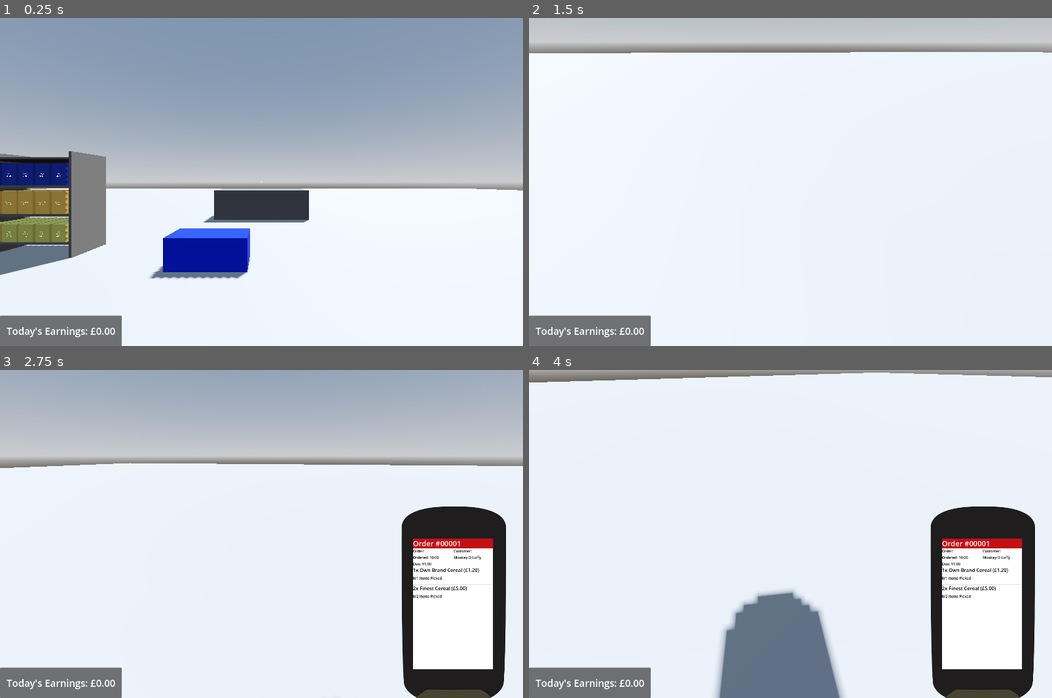
Above: before the commit, frames 1-4 (two rows, left to right).
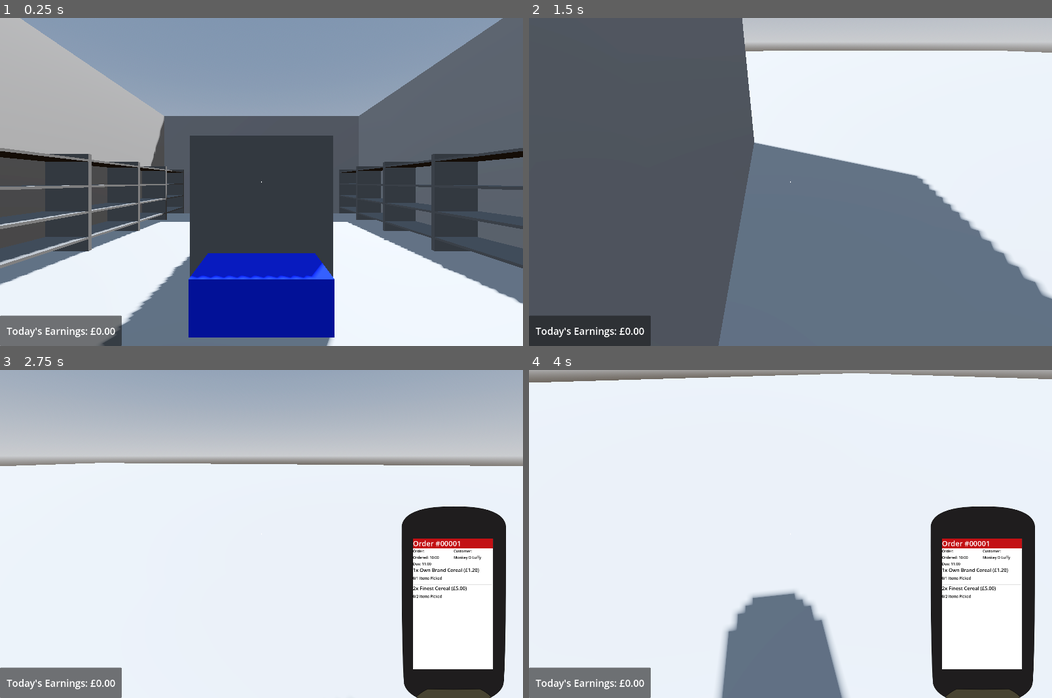
Above: after the commit, the same moments.

Repository: Allus-Interactive/speedy-shopper
Game: Godot game, scene res://game/world/shop/shop.tscn
The game is run twice, just before and just after one commit, with the same random seed, the same clock (stepped at 60 frames per second) and the same inputs.
Inputs (mouse positions are in pixels of both pictures, inside the frame that each line leads up to):
- Up to frame 1 (0.25 s): no input
- Up to frame 2 (1.5 s): tap Enter at 0.5 s; move the mouse to (905, 165) at 0.52 s; hold D (product_rotate_right) 0.53-1.28 s; tap E (interact) at 0.6 s; click (905, 165) at 0.67 s; move the mouse to (764, 182) at 1.27 s; hold W (forwards) from 1.28 s (still down); tap R (replace) at 1.35 s
- Up to frame 3 (2.75 s): keep holding W (forwards); move the mouse to (271, 527) at 2.02 s; tap T (toggle_scanner) at 2.1 s
- Up to frame 4 (4 s): keep holding W (forwards); move the mouse to (785, 540) at 2.77 s; tap E (interact) at 2.85 s; click (785, 540) at 2.92 s; move the mouse to (827, 537) at 3.52 s; hold R (replace) from 3.53 s (still down)

The runs differ from the first frame. In frame 1, 57% of the frame differs, in the area x 0-100%, y 0-100%; in frame 2, 69%; in frame 3, 0.1%; in frame 4, 0.8%.

Commit message:
mocked up environment of shop

Diff:
--- a/godot-project/game/world/shop/delivery_kiosk/delivery_kiosk.tscn
+++ b/godot-project/game/world/shop/delivery_kiosk/delivery_kiosk.tscn
@@ -7,10 +7,10 @@
 
 [sub_resource type="BoxMesh" id="BoxMesh_61r2j"]
 material = SubResource("StandardMaterial3D_edsll")
-size = Vector3(4, 1.25, 2)
+size = Vector3(2.5, 1.25, 1)
 
 [sub_resource type="BoxShape3D" id="BoxShape3D_60cfh"]
-size = Vector3(4, 1.25, 2)
+size = Vector3(2.5, 1.25, 1)
 
 [node name="DeliveryKiosk" type="StaticBody3D" unique_id=842880224]
 script = ExtResource("1_61r2j")
--- a/godot-project/game/world/shop/shop.tscn
+++ b/godot-project/game/world/shop/shop.tscn
@@ -30,6 +30,30 @@
 [sub_resource type="BoxShape3D" id="BoxShape3D_74d5v"]
 size = Vector3(100, 1, 100)
 
+[sub_resource type="BoxMesh" id="BoxMesh_bcl5y"]
+size = Vector3(1, 5, 12)
+
+[sub_resource type="BoxShape3D" id="BoxShape3D_bcl5y"]
+size = Vector3(1, 5, 12)
+
+[sub_resource type="BoxMesh" id="BoxMesh_oqv7w"]
+size = Vector3(1, 5, 4)
+
+[sub_resource type="BoxShape3D" id="BoxShape3D_pudjp"]
+size = Vector3(1, 5, 4)
+
+[sub_resource type="BoxMesh" id="BoxMesh_pudjp"]
+size = Vector3(1, 2, 4)
+
+[sub_resource type="BoxShape3D" id="BoxShape3D_4k7rs"]
+size = Vector3(1, 2, 4)
+
+[sub_resource type="BoxMesh" id="BoxMesh_4k7rs"]
+size = Vector3(13, 1, 12)
+
+[sub_resource type="BoxShape3D" id="BoxShape3D_c8ytq"]
+size = Vector3(13, 1, 12)
+
 [node name="Shop" type="Node3D" unique_id=1894934032]
 script = ExtResource("1_u503x")
 
@@ -50,17 +74,173 @@
 shape = SubResource("BoxShape3D_74d5v")
 
 [node name="Player" parent="." unique_id=932964266 instance=ExtResource("1_ggo8a")]
-
-[node name="ShelfUnit" parent="." unique_id=214161151 instance=ExtResource("2_4o56f")]
-transform = Transform3D(1, 0, 0, 0, 1, 0, 0, 0, 1, -5, 0, -5)
+transform = Transform3D(1, 0, 0, 0, 1, 0, 0, 0, 1, -5.5, 0, 0)
+
+[node name="DeliveryKiosk" parent="." unique_id=842880224 instance=ExtResource("9_yhfbf")]
+transform = Transform3D(1.1924881e-08, 0, -1, 0, 1, 0, 1, 0, 1.1924881e-08, -1, 0, -1.75)
+
+[node name="CrateHoldPoint" type="Marker3D" parent="." unique_id=141042229]
+transform = Transform3D(1, 0, 0, 0, 1, 0, 0, 0, 1, -5.5, 0, -2.6)
+
+[node name="DeliveryCrate" parent="CrateHoldPoint" unique_id=1490719446 instance=ExtResource("8_5qt63")]
+
+[node name="Building" type="Node3D" parent="." unique_id=1287546074]
+
+[node name="WallLeft" type="StaticBody3D" parent="Building" unique_id=121541901]
+transform = Transform3D(1, 0, 0, 0, 1, 0, 0, 0, 1, -11, 2.5, -6)
+
+[node name="MeshInstance3D" type="MeshInstance3D" parent="Building/WallLeft" unique_id=1111762670]
+mesh = SubResource("BoxMesh_bcl5y")
+skeleton = NodePath("../..")
+
+[node name="CollisionShape3D" type="CollisionShape3D" parent="Building/WallLeft" unique_id=88604173]
+shape = SubResource("BoxShape3D_bcl5y")
+
+[node name="WallBack" type="StaticBody3D" parent="Building" unique_id=1412282283]
+transform = Transform3D(-4.371139e-08, 0, 1, 0, 1, 0, -1, 0, -4.371139e-08, -5.5, 2.5, -11.5)
+
+[node name="MeshInstance3D" type="MeshInstance3D" parent="Building/WallBack" unique_id=1095688112]
+mesh = SubResource("BoxMesh_bcl5y")
+skeleton = NodePath("../..")
+
+[node name="CollisionShape3D" type="CollisionShape3D" parent="Building/WallBack" unique_id=1895215417]
+shape = SubResource("BoxShape3D_bcl5y")
+
+[node name="WallRight" type="StaticBody3D" parent="Building" unique_id=1352498060]
+transform = Transform3D(1, 0, 0, 0, 1, 0, 0, 0, 1, 0, 2.5, -6)
+
+[node name="MeshInstance3D" type="MeshInstance3D" parent="Building/WallRight" unique_id=1513827500]
+mesh = SubResource("BoxMesh_bcl5y")
+skeleton = NodePath("../..")
+
+[node name="CollisionShape3D" type="CollisionShape3D" parent="Building/WallRight" unique_id=1826782823]
+shape = SubResource("BoxShape3D_bcl5y")
+
+[node name="WallFrontLeft" type="StaticBody3D" parent="Building" unique_id=1125300886]
+transform = Transform3D(-4.371139e-08, 0, 1, 0, 1, 0, -1, 0, -4.371139e-08, -9.5, 2.5, -0.5)
+
+[node name="MeshInstance3D" type="MeshInstance3D" parent="Building/WallFrontLeft" unique_id=583715707]
+mesh = SubResource("BoxMesh_oqv7w")
+skeleton = NodePath("../..")
+
+[node name="CollisionShape3D" type="CollisionShape3D" parent="Building/WallFrontLeft" unique_id=1582020447]
+shape = SubResource("BoxShape3D_pudjp")
+
+[node name="WallFrontRight" type="StaticBody3D" parent="Building" unique_id=624154704]
+transform = Transform3D(-4.371139e-08, 0, 1, 0, 1, 0, -1, 0, -4.371139e-08, -1.5, 2.5, -0.5)
+
+[node name="MeshInstance3D" type="MeshInstance3D" parent="Building/WallFrontRight" unique_id=244035110]
+mesh = SubResource("BoxMesh_oqv7w")
+skeleton = NodePath("../..")
+
+[node name="CollisionShape3D" type="CollisionShape3D" parent="Building/WallFrontRight" unique_id=994562339]
+shape = SubResource("BoxShape3D_pudjp")
+
+[node name="WallFrontTop" type="StaticBody3D" parent="Building" unique_id=1380142256]
+transform = Transform3D(-4.371139e-08, 0, 1, 0, 1, 0, -1, 0, -4.371139e-08, -5.5, 4, -0.5)
+
+[node name="MeshInstance3D" type="MeshInstance3D" parent="Building/WallFrontTop" unique_id=1560747985]
+mesh = SubResource("BoxMesh_pudjp")
+skeleton = NodePath("../..")
+
+[node name="CollisionShape3D" type="CollisionShape3D" parent="Building/WallFrontTop" unique_id=576531765]
+shape = SubResource("BoxShape3D_4k7rs")
+
+[node name="Ceiling" type="StaticBody3D" parent="Building" unique_id=167690750]
+transform = Transform3D(-4.371139e-08, 0, 1, 0, 1, 0, -1, 0, -4.371139e-08, -5.5, 5.5, -6)
+visible = false
+
+[node name="MeshInstance3D" type="MeshInstance3D" parent="Building/Ceiling" unique_id=1768445279]
+mesh = SubResource("BoxMesh_4k7rs")
+skeleton = NodePath("../..")
+
+[node name="CollisionShape3D" type="CollisionShape3D" parent="Building/Ceiling" unique_id=1125903362]
+shape = SubResource("BoxShape3D_c8ytq")
+
+[node name="Aisle1" type="Node3D" parent="." unique_id=369375346]
+
+[node name="Left" type="Node3D" parent="Aisle1" unique_id=1328090863]
+
+[node name="ShelfUnit" parent="Aisle1/Left" unique_id=1038147316 instance=ExtResource("2_4o56f")]
+transform = Transform3D(-4.3711385e-08, 0, 0.99999994, 0, 1, 0, -0.99999994, 0, -4.3711385e-08, -10, 0, -2)
+product_placeholder_scene = ExtResource("3_6k1ee")
+slots_per_shelf = 5
+
+[node name="ShelfUnit2" parent="Aisle1/Left" unique_id=703272705 instance=ExtResource("2_4o56f")]
+transform = Transform3D(-4.3711385e-08, 0, 0.99999994, 0, 1, 0, -0.99999994, 0, -4.3711385e-08, -10, 0, -4)
+product_placeholder_scene = ExtResource("3_6k1ee")
+slots_per_shelf = 5
+
+[node name="ShelfUnit3" parent="Aisle1/Left" unique_id=1204653631 instance=ExtResource("2_4o56f")]
+transform = Transform3D(-4.3711385e-08, 0, 0.99999994, 0, 1, 0, -0.99999994, 0, -4.3711385e-08, -10, 0, -6)
+product_placeholder_scene = ExtResource("3_6k1ee")
+slots_per_shelf = 5
+
+[node name="ShelfUnit4" parent="Aisle1/Left" unique_id=214161151 instance=ExtResource("2_4o56f")]
+transform = Transform3D(-4.3711385e-08, 0, 0.99999994, 0, 1, 0, -0.99999994, 0, -4.3711385e-08, -10, 0, -8)
+product_placeholder_scene = ExtResource("3_6k1ee")
+slots_per_shelf = 5
+
+[node name="ShelfUnit5" parent="Aisle1/Left" unique_id=926249095 instance=ExtResource("2_4o56f")]
+transform = Transform3D(-4.3711385e-08, 0, 0.99999994, 0, 1, 0, -0.99999994, 0, -4.3711385e-08, -10, 0, -10)
+product_placeholder_scene = ExtResource("3_6k1ee")
+slots_per_shelf = 5
+
+[node name="Right" type="Node3D" parent="Aisle1" unique_id=1072406460]
+
+[node name="ShelfUnit" parent="Aisle1/Right" unique_id=277975959 instance=ExtResource("2_4o56f")]
+transform = Transform3D(1.192488e-08, 0, -0.99999994, 0, 1, 0, 0.99999994, 0, 1.192488e-08, -6, 0, -4)
+product_placeholder_scene = ExtResource("3_6k1ee")
+slots_per_shelf = 5
+
+[node name="ShelfUnit2" parent="Aisle1/Right" unique_id=479921248 instance=ExtResource("2_4o56f")]
+transform = Transform3D(1.192488e-08, 0, -0.99999994, 0, 1, 0, 0.99999994, 0, 1.192488e-08, -6, 0, -6)
+product_placeholder_scene = ExtResource("3_6k1ee")
+slots_per_shelf = 5
+
+[node name="ShelfUnit3" parent="Aisle1/Right" unique_id=535337478 instance=ExtResource("2_4o56f")]
+transform = Transform3D(1.192488e-08, 0, -0.99999994, 0, 1, 0, 0.99999994, 0, 1.192488e-08, -6, 0, -8)
+product_placeholder_scene = ExtResource("3_6k1ee")
+slots_per_shelf = 5
+
+[node name="Aisle2" type="Node3D" parent="." unique_id=1079474046]
+
+[node name="Left" type="Node3D" parent="Aisle2" unique_id=1934480765]
+
+[node name="ShelfUnit" parent="Aisle2/Left" unique_id=1431300107 instance=ExtResource("2_4o56f")]
+transform = Transform3D(-4.3711385e-08, 0, 0.99999994, 0, 1, 0, -0.99999994, 0, -4.3711385e-08, -5, 0, -4)
+product_placeholder_scene = ExtResource("3_6k1ee")
+slots_per_shelf = 5
+
+[node name="ShelfUnit2" parent="Aisle2/Left" unique_id=2046506246 instance=ExtResource("2_4o56f")]
+transform = Transform3D(-4.3711385e-08, 0, 0.99999994, 0, 1, 0, -0.99999994, 0, -4.3711385e-08, -5, 0, -6)
+product_placeholder_scene = ExtResource("3_6k1ee")
+slots_per_shelf = 5
+
+[node name="ShelfUnitCereal" parent="Aisle2/Left" unique_id=1122229517 instance=ExtResource("2_4o56f")]
+transform = Transform3D(-4.3711385e-08, 0, 0.99999994, 0, 1, 0, -0.99999994, 0, -4.3711385e-08, -5, 0, -8)
 product_placeholder_scene = ExtResource("3_6k1ee")
 stocked_products = Array[ExtResource("4_5qt63")]([ExtResource("5_yhfbf"), ExtResource("5_yhfbf"), ExtResource("5_yhfbf" …(291 unchanged characters)…
 slots_per_shelf = 5
 
-[node name="DeliveryKiosk" parent="." unique_id=842880224 instance=ExtResource("9_yhfbf")]
-transform = Transform3D(1, 0, 0, 0, 1, 0, 0, 0, 1, 0, 0, -10)
-
-[node name="CrateHoldPoint" type="Marker3D" parent="." unique_id=141042229]
-transform = Transform3D(1, 0, 0, 0, 1, 0, 0, 0, 1, -1, 0, -4.2)
-
-[node name="DeliveryCrate" parent="CrateHoldPoint" unique_id=1490719446 instance=ExtResource("8_5qt63")]
+[node name="Right" type="Node3D" parent="Aisle2" unique_id=2114417710]
+
+[node name="ShelfUnit" parent="Aisle2/Right" unique_id=566735270 instance=ExtResource("2_4o56f")]
+transform = Transform3D(1.192488e-08, 0, -0.99999994, 0, 1, 0, 0.99999994, 0, 1.192488e-08, -1, 0, -4)
+product_placeholder_scene = ExtResource("3_6k1ee")
+slots_per_shelf = 5
+
+[node name="ShelfUnit2" parent="Aisle2/Right" unique_id=133376802 instance=ExtResource("2_4o56f")]
+transform = Transform3D(1.192488e-08, 0, -0.99999994, 0, 1, 0, 0.99999994, 0, 1.192488e-08, -1, 0, -6)
+product_placeholder_scene = ExtResource("3_6k1ee")
+slots_per_shelf = 5
+
+[node name="ShelfUnit3" parent="Aisle2/Right" unique_id=989585367 instance=ExtResource("2_4o56f")]
+transform = Transform3D(1.192488e-08, 0, -0.99999994, 0, 1, 0, 0.99999994, 0, 1.192488e-08, -1, 0, -8)
+product_placeholder_scene = ExtResource("3_6k1ee")
+slots_per_shelf = 5
+
+[node name="ShelfUnit4" parent="Aisle2/Right" unique_id=1956754812 instance=ExtResource("2_4o56f")]
+transform = Transform3D(1.192488e-08, 0, -0.99999994, 0, 1, 0, 0.99999994, 0, 1.192488e-08, -1, 0, -10)
+product_placeholder_scene = ExtResource("3_6k1ee")
+slots_per_shelf = 5
